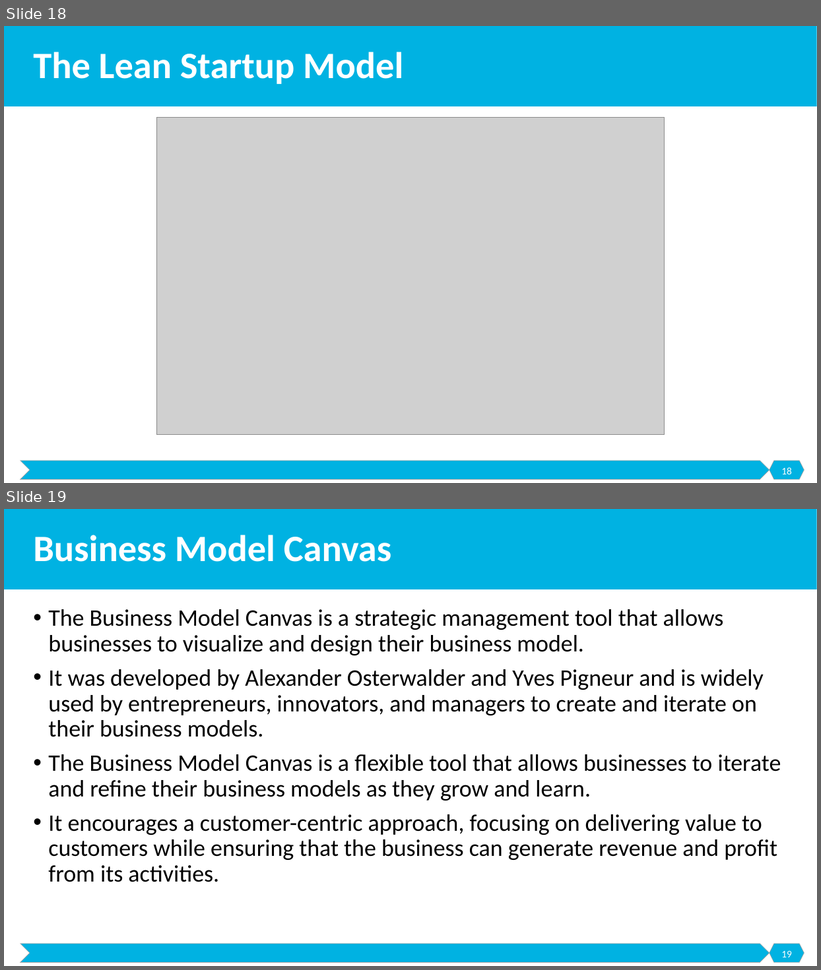
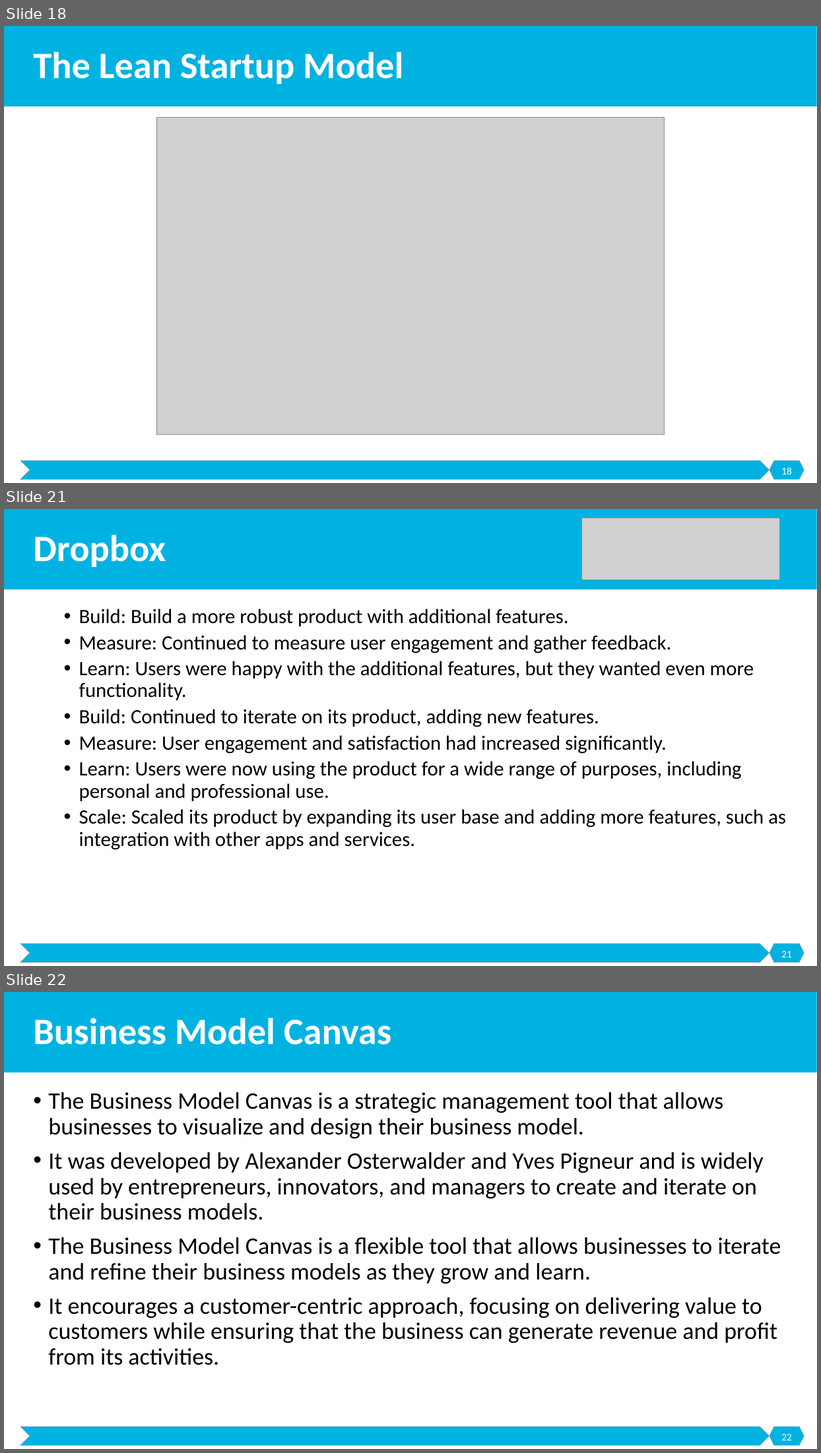
Before and after one commit to malenezi/malenezi, a slide deck: SE495/Lectures/2-Models/Models.pptx. Shown one above the other, each under a label of ours: slides 18 and 19 before the commit, slides 18, 21 and 22 after it; the slides between them are not shown. The pictures are 821x970 and 821x1453 pixels, drawn with LibreOffice and Linux fonts; fonts in the diff are those of the drawing; grey boxes stand for pictures. Boxes give left, top, right and bottom in pixels: in the first picture for what was removed or moved away, otherwise in the second. Text is boxed around its words. In the diff, an @@ line names an element or a change of style, - is before the commit and + after.

```diff
--- a/SE495/Lectures/2-Models/Models.pptx
+++ b/SE495/Lectures/2-Models/Models.pptx
@@ slide 21 added at bbox=[4, 509, 817, 966], background #FFFFFF; not listed: 3 template elements that a slide beside it also shows @@
@@ picture added at bbox=[582, 518, 780, 580] @@
@@ title added at bbox=[33, 535, 166, 567], 44 pt, text #FFFFFF, bold @@
+Dropbox
@@ text added at bbox=[79, 609, 786, 850], 24 pt, text #000000 @@
+  • Build: Build a more robust product with additional features.
+  • Measure: Continued to measure user engagement and gather feedback.
+  • Learn: Users were happy with the additional features, but they wanted even more functionality.
+  • Build: Continued to iterate on its product, adding new features.
+  • Measure: User engagement and satisfaction had increased significantly.
+  • Learn: Users were now using the product for a wide range of purposes, including personal and professional use.
+  • Scale: Scaled its product by expanding its user base and adding more features, such as integration with other apps and services.
@@ page number added at bbox=[781, 951, 792, 958], 12 pt, text #FFFFFF @@
+21
@@ what was slide 19 is now slide 22 @@
@@ page number at bbox=[781, 1434, 792, 1441]: text changed @@
-19
+22
```
Also in this commit, not shown: 3 slides changed, 2 other slides added.
